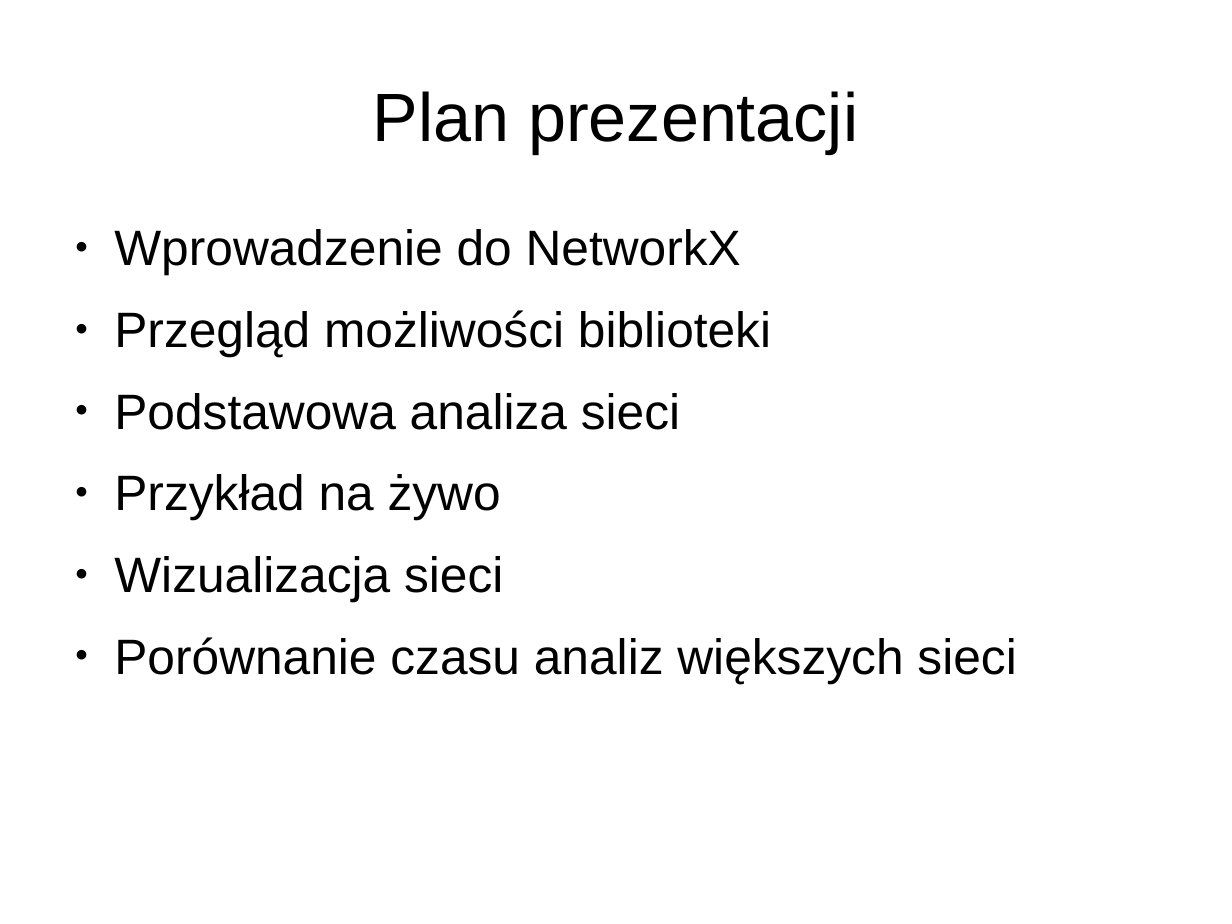
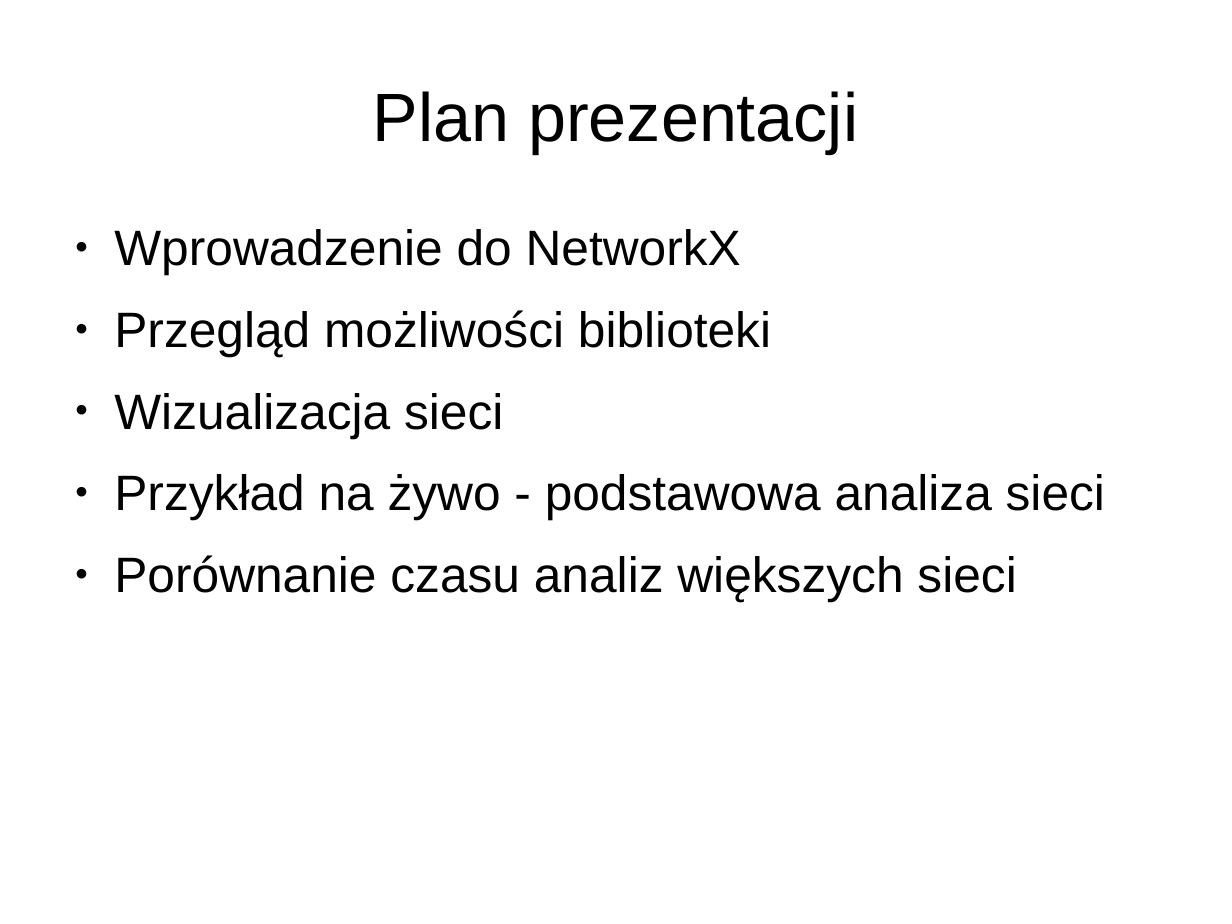
Before and after one commit to piotrm50/cns-networkx-presentation, a slide deck: slide 2 of prezentacja.odp. Drawn at 1232x924 pixels with LibreOffice and Linux fonts; fonts in the diff are those of the drawing. Boxes give left, top, right and bottom in pixels: in the first picture for what was removed or moved away, otherwise in the second. Text is boxed around its words. In the diff, an @@ line names an element or a change of style, - is before the commit and + after.

Commit message:
updated agenda

```diff
--- a/prezentacja.odp
+++ b/prezentacja.odp
@@ text at [114, 393, 680, 520]: paragraphs removed @@
-● Podstawowa analiza sieci
-● Przykład na żywo
@@ text at [114, 474, 1105, 520]: paragraph added @@
+● Przykład na żywo - podstawowa analiza sieci
```
